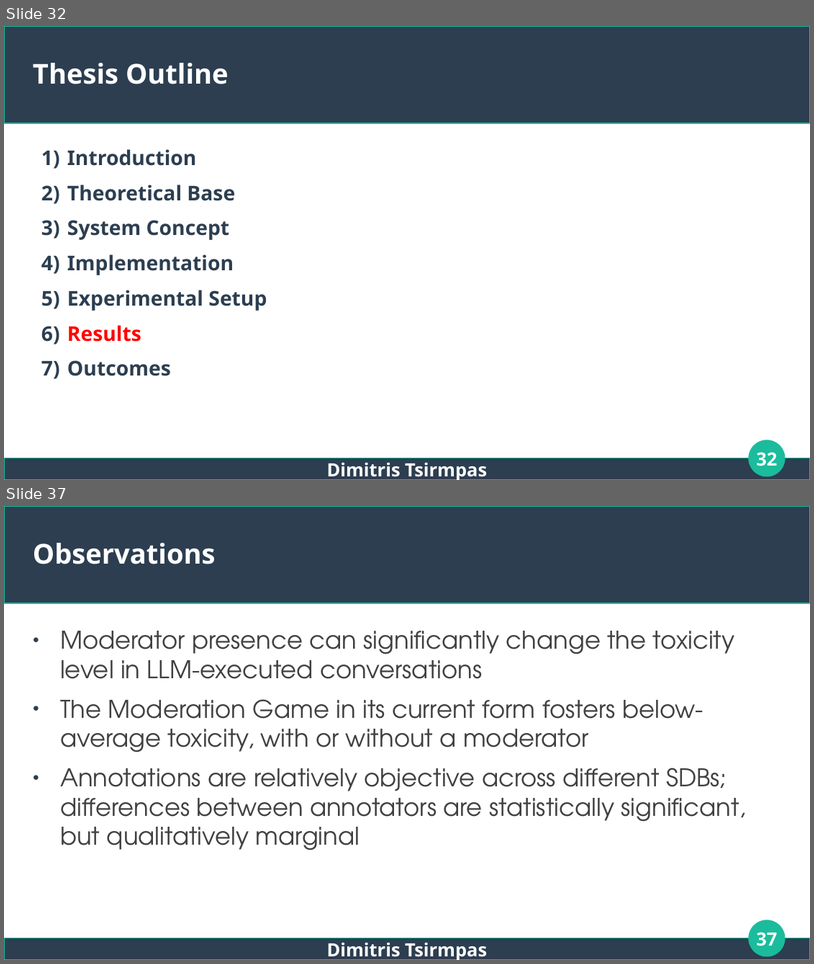
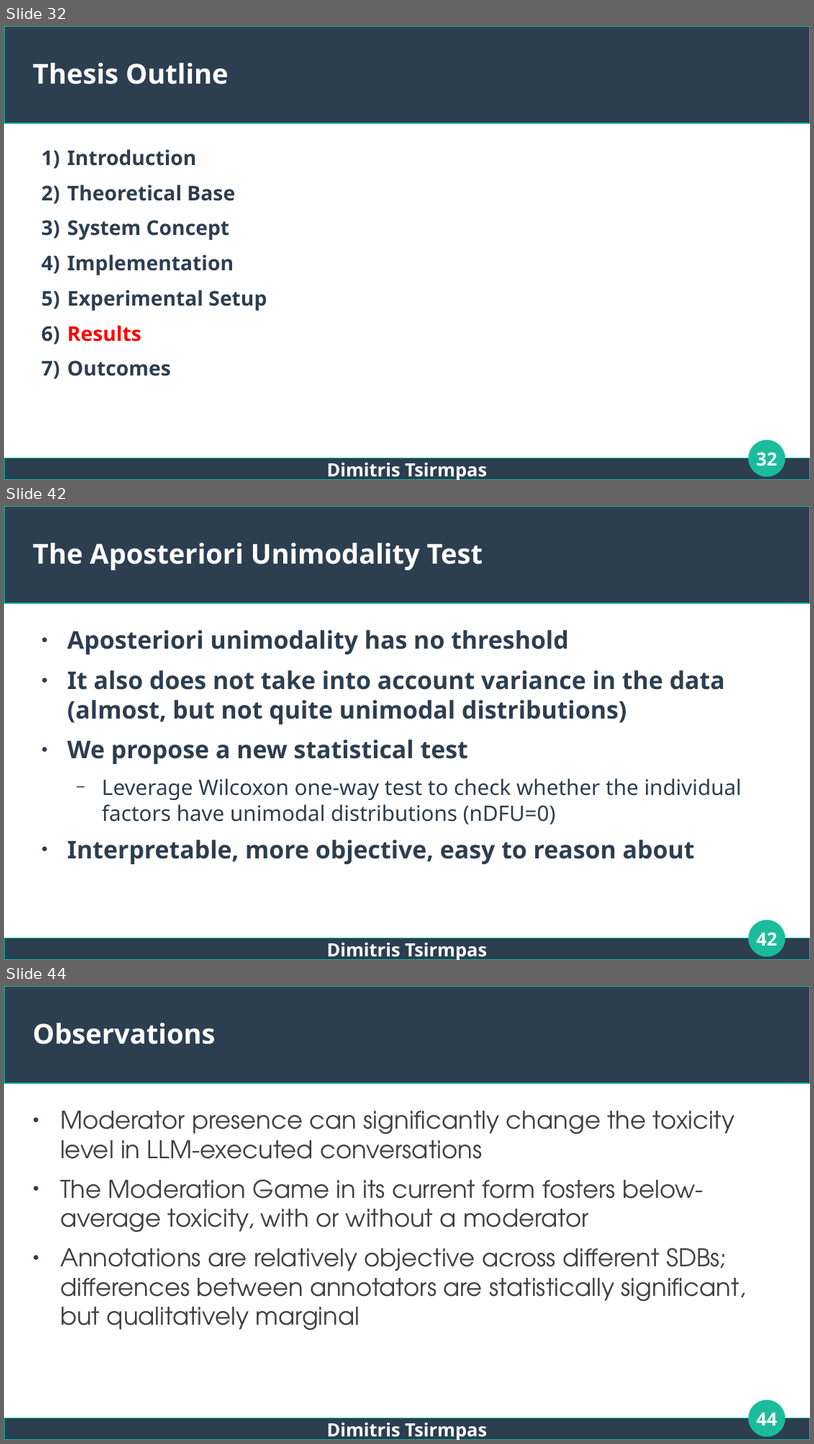
Before and after one commit to dimits-ts/llm_moderation_research, a slide deck: presentations/thesis.odp. Shown one above the other, each under a label of ours: slides 32 and 37 before the commit, slides 32, 42 and 44 after it; the slides between them are not shown. The pictures are 814x964 and 814x1444 pixels, drawn with LibreOffice and Linux fonts; fonts in the diff are those of the drawing. Boxes give left, top, right and bottom in pixels: in the first picture for what was removed or moved away, otherwise in the second. Text is boxed around its words. In the diff, an @@ line names an element or a change of style, - is before the commit and + after.

```diff
--- a/presentations/thesis.odp
+++ b/presentations/thesis.odp
@@ slide 42 added at box(4, 506, 810, 960), background #FFFFFF; not listed: 3 template elements that a slide beside it also shows @@
@@ title added at box(33, 543, 483, 570), 27 pt, text #FFFFFF, bold @@
+The Aposteriori Unimodality Test
@@ text added at box(67, 630, 742, 864), 24 pt, text #2C3E50, bold @@
+● Aposteriori unimodality has no threshold
+● It also does not take into account variance in the data (almost, but not quite unimodal distributions)
+● We propose a new statistical test
+  − Leverage Wilcoxon one-way test to check whether the individual factors have unimodal distributions (nDFU=0)
+● Interpretable, more objective, easy to reason about
@@ page number added at box(756, 932, 777, 945), 18 pt, text #FFFFFF, bold @@
+42
@@ text added at box(327, 942, 487, 960), 18 pt, text #FFFFFF, bold @@
+Dimitris Tsirmpas
@@ what was slide 37 is now slide 44 @@
@@ page number at box(756, 1412, 777, 1425): text changed @@
-37
+44
```
Also in this commit, not shown: 4 slides changed, 7 other slides added.
